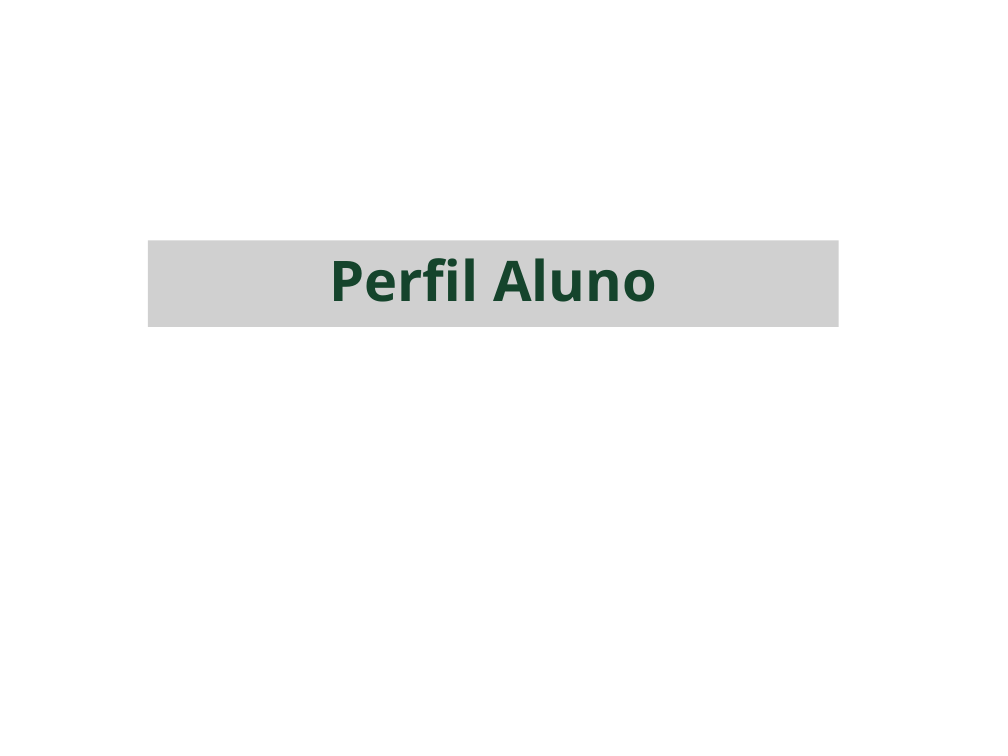
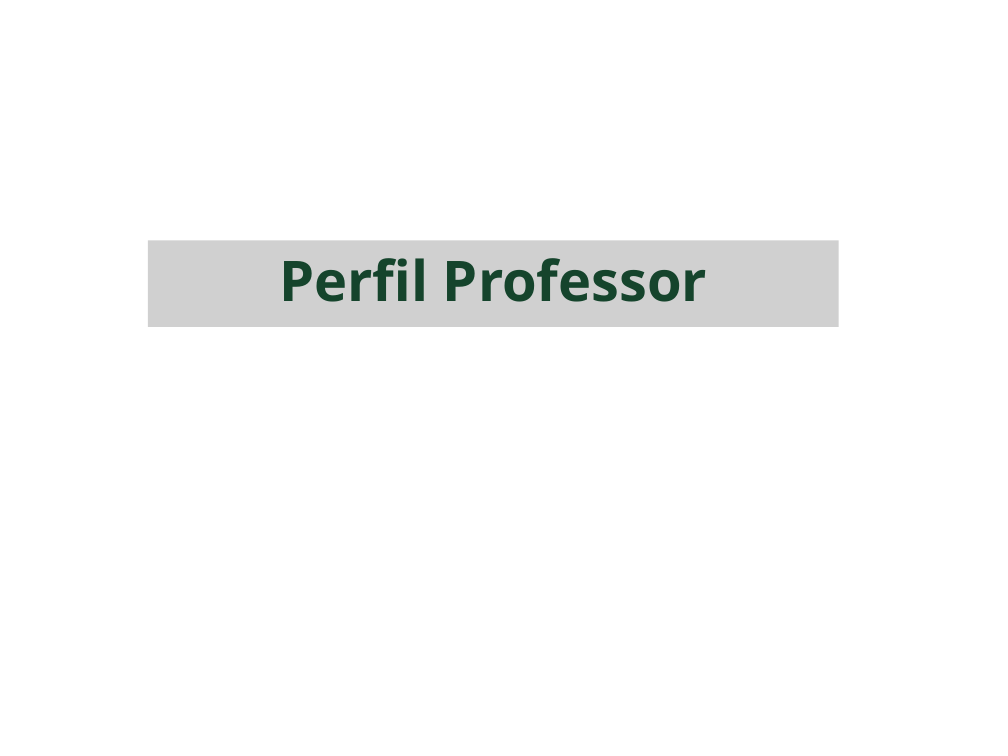
Before and after one commit to Alexandresl/trabalho-java, a slide deck: slide 14 of manual java.odp. Drawn at 1008x756 pixels with LibreOffice and Linux fonts; fonts in the diff are those of the drawing; grey boxes stand for pictures; background and template pictures are left out. Boxes give left, top, right and bottom in pixels: in the first picture for what was removed or moved away, otherwise in the second. Text is boxed around its words. In the diff, an @@ line names an element or a change of style, - is before the commit and + after.

```diff
--- a/manual java.odp
+++ b/manual java.odp
@@ text in picture at box(279, 258, 707, 302): text changed @@
-Perfil Aluno
+Perfil Professor
```
Also in this commit, not shown: 9 other slides changed, 2 slides added, 14 other files.
